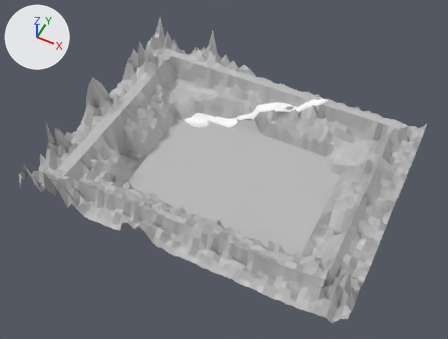
An edit to the FBX model game/objects/new.fbx, drawn before and after from the same camera.
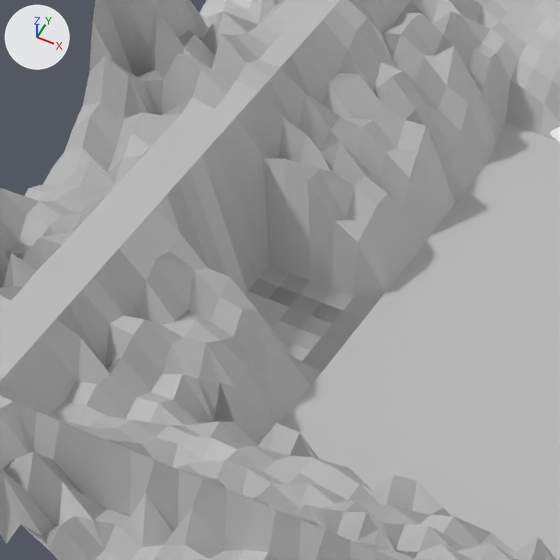
There are two pictures of each version: one whole from a 50 mm camera at (33.3, -76.5, 91.7) aimed at (-3.6, -2.8, -0.4), one close up on the part from 15% to 42% of the width and 27% to 62% of the height. The axes (+X, +Y, +Z) are drawn at upper left. The lights are the same throughout. Where no turn or scale is listed for an object, it has been applied to the vertices. Vertices at the same position are counted once.
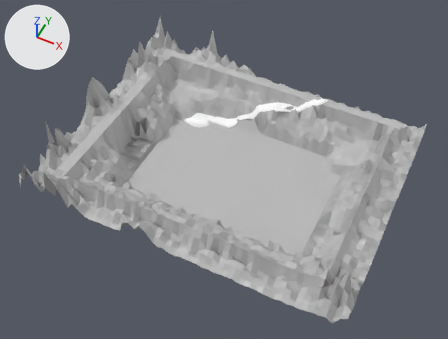
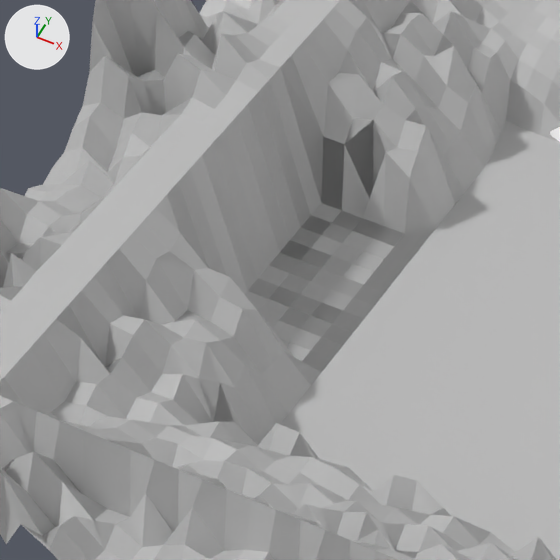
What differs and where, as boxes [x1, y1, x2, y2] in the close-ups (560 x 560 px; the box of a moved part takes in the faces that stretch with it):
```json
{"part": 1, "of": "me_mesh", "change": "moved or reshaped", "before": [124, 44, 436, 306], "after": [124, 44, 436, 306]}
```

The change, as JSON lines over the scene's bpy script:
```json
{"block": "me_mesh", "where": "me_mesh.from_pydata(...)  # 3363 vertices, 3241 faces; spans x -36.2..29.4, y -25.2..25.2, z -5.3..9.6"}
{"block": "me_mesh", "where": "# used by ob_plane; location = (0.01, 0.0, 0.14)"}
{"block": "me_mesh", "change": "me_mesh part 1: 30 of 3363 vertices moved; they spanned x -32.8..-22.6, y -2.7..1.8, z -3.0..2.2 and now span x -32.8..-22.6, y -2.7..1.8, z -4.7..-1.3; mean shift (0.0, 0.0, -4.4); largest move (-27.1, 0.9, 2.2) -> (-27.1, 0.9, -4.7)"}
```
